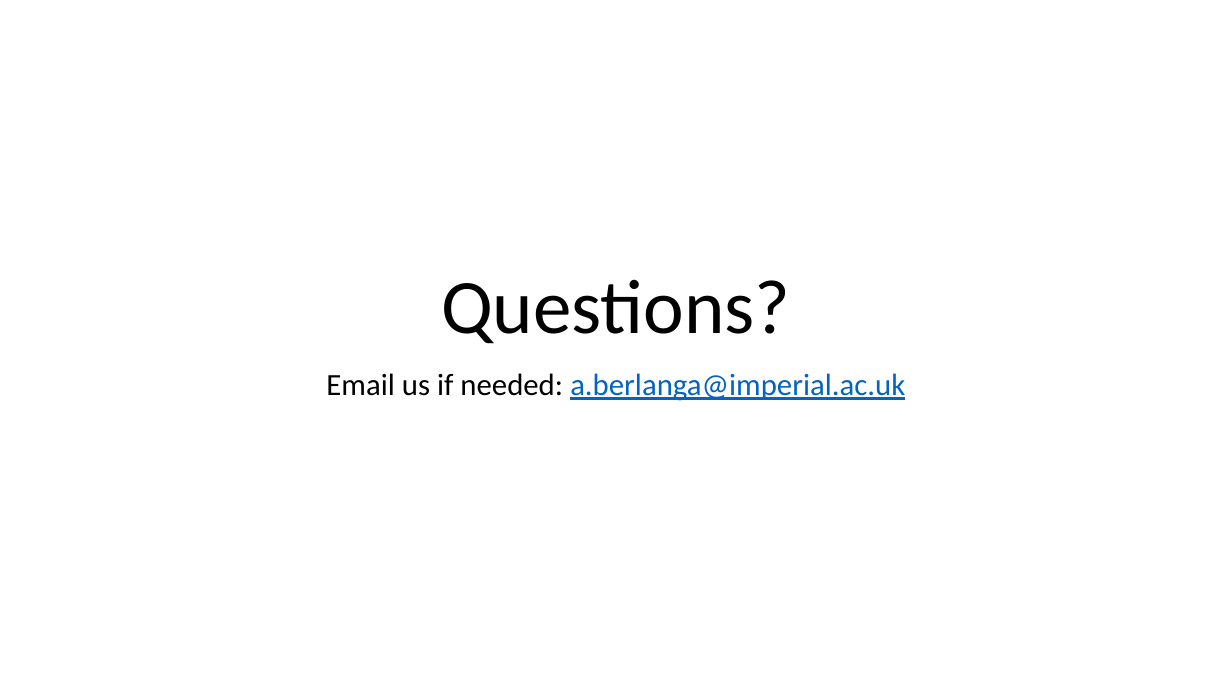
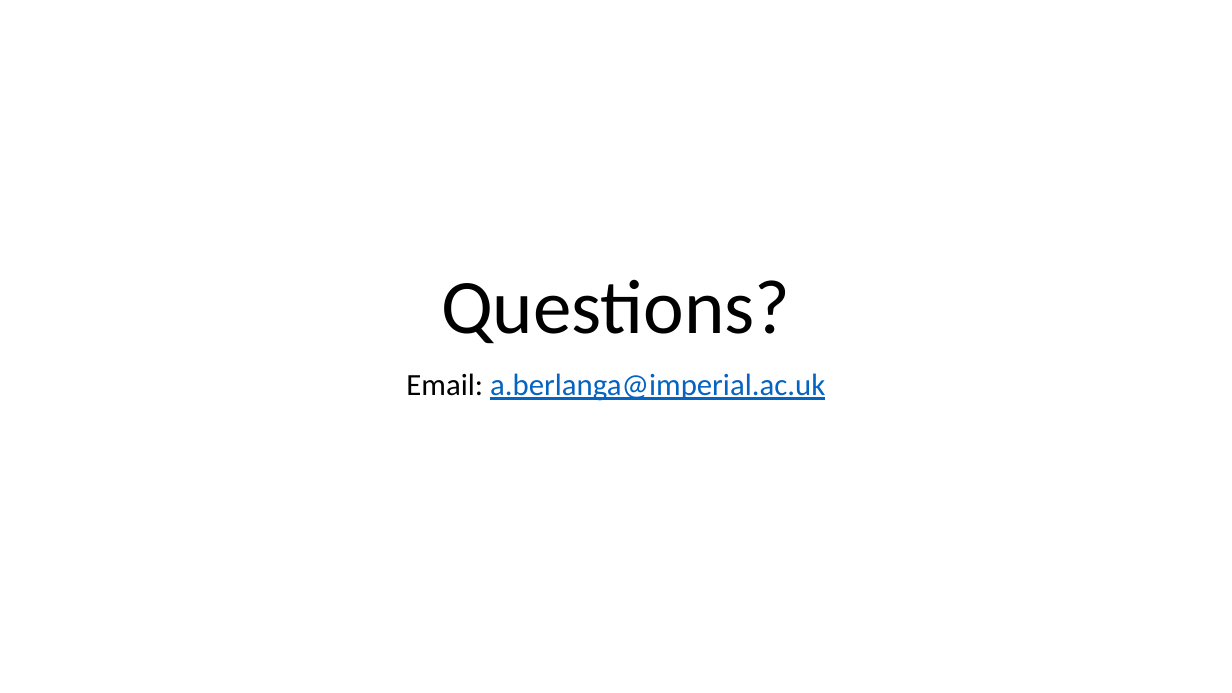
Before and after one commit to AntonioJBT/teaching_ICL, a slide deck: slide 3 of docs/ioanna_antonio_week_2_analysis_practical.pptx. Drawn at 1232x693 pixels with LibreOffice and Linux fonts; fonts in the diff are those of the drawing. Boxes give left, top, right and bottom in pixels: in the first picture for what was removed or moved away, otherwise in the second. Text is boxed around its words. In the diff, an @@ line names an element or a change of style, - is before the commit and + after.

```diff
--- a/docs/ioanna_antonio_week_2_analysis_practical.pptx
+++ b/docs/ioanna_antonio_week_2_analysis_practical.pptx
@@ subtitle at <box>406,373,825,401</box>: text changed @@
-Email us if needed: a.berlanga@imperial.ac.uk
+Email: a.berlanga@imperial.ac.uk
```
Also in this commit, not shown: 2 other slides changed, 8 other files.
